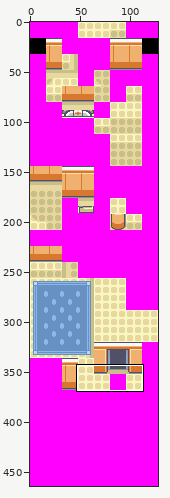
Sprite sheet -- raw_tilesets/secondary/decompiled_pokemon_center/bottom.png. The picture above shows the old version from afar; the outline marks the close-up.
Close-up. The starting point:
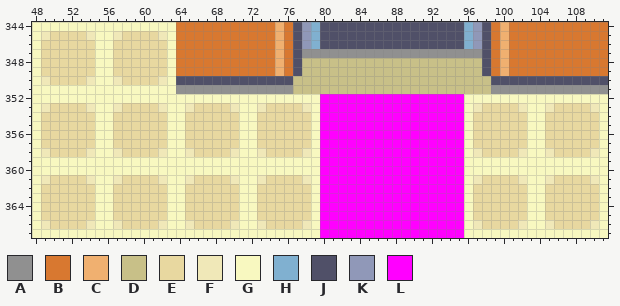
The file is 128x464 pixels. Shown: x 48..111, y 344..367.
Palette (. is transparent): A #909090  B #d87830  C #f0b070  D #c8c088  E #e8d8a0  F #f0e8b8  G #f8f8c0  H #80b0d0  J #505068  K #9098b8  L #ff00ff
Pixels before, first column x 48:
344 GGGGGGGGGGGGGGGGBBBBBBBBBBBCBJKHJJJJJJJJJJJJJJJJHKJBCBBBBBBBBBBB
345 GFEEEEFGGFEEEEFGBBBBBBBBBBBCBJKHJJJJJJJJJJJJJJJJHKJBCBBBBBBBBBBB
346 GEEEEEEGGEEEEEEGBBBBBBBBBBBCBJKHJJJJJJJJJJJJJJJJHKJBCBBBBBBBBBBB
347 GEEEEEEGGEEEEEEGBBBBBBBBBBBCBJAAAAAAAAAAAAAAAAAAAAJBCBBBBBBBBBBB
348 GEEEEEEGGEEEEEEGBBBBBBBBBBBCBJDDDDDDDDDDDDDDDDDDDDJBCBBBBBBBBBBB
349 GEEEEEEGGEEEEEEGBBBBBBBBBBBCBJDDDDDDDDDDDDDDDDDDDDJBCBBBBBBBBBBB
350 GFEEEEFGGFEEEEFGJJJJJJJJJJJJJDDDDDDDDDDDDDDDDDDDDDDJJJJJJJJJJJJJ
351 GGGGGGGGGGGGGGGGAAAAAAAAAAAAADDDDDDDDDDDDDDDDDDDDDDAAAAAAAAAAAAA
352 GGGGGGGGGGGGGGGGGGGGGGGGGGGGGGGGLLLLLLLLLLLLLLLLGGGGGGGGGGGGGGGG
353 GFEEEEFGGFEEEEFGGFEEEEFGGFEEEEFGLLLLLLLLLLLLLLLLGFEEEEFGGFEEEEFG
354 GEEEEEEGGEEEEEEGGEEEEEEGGEEEEEEGLLLLLLLLLLLLLLLLGEEEEEEGGEEEEEEG
355 GEEEEEEGGEEEEEEGGEEEEEEGGEEEEEEGLLLLLLLLLLLLLLLLGEEEEEEGGEEEEEEG
356 GEEEEEEGGEEEEEEGGEEEEEEGGEEEEEEGLLLLLLLLLLLLLLLLGEEEEEEGGEEEEEEG
357 GEEEEEEGGEEEEEEGGEEEEEEGGEEEEEEGLLLLLLLLLLLLLLLLGEEEEEEGGEEEEEEG
358 GFEEEEFGGFEEEEFGGFEEEEFGGFEEEEFGLLLLLLLLLLLLLLLLGFEEEEFGGFEEEEFG
359 GGGGGGGGGGGGGGGGGGGGGGGGGGGGGGGGLLLLLLLLLLLLLLLLGGGGGGGGGGGGGGGG
360 GGGGGGGGGGGGGGGGGGGGGGGGGGGGGGGGLLLLLLLLLLLLLLLLGGGGGGGGGGGGGGGG
361 GFEEEEFGGFEEEEFGGFEEEEFGGFEEEEFGLLLLLLLLLLLLLLLLGFEEEEFGGFEEEEFG
362 GEEEEEEGGEEEEEEGGEEEEEEGGEEEEEEGLLLLLLLLLLLLLLLLGEEEEEEGGEEEEEEG
363 GEEEEEEGGEEEEEEGGEEEEEEGGEEEEEEGLLLLLLLLLLLLLLLLGEEEEEEGGEEEEEEG
364 GEEEEEEGGEEEEEEGGEEEEEEGGEEEEEEGLLLLLLLLLLLLLLLLGEEEEEEGGEEEEEEG
365 GEEEEEEGGEEEEEEGGEEEEEEGGEEEEEEGLLLLLLLLLLLLLLLLGEEEEEEGGEEEEEEG
366 GFEEEEFGGFEEEEFGGFEEEEFGGFEEEEFGLLLLLLLLLLLLLLLLGFEEEEFGGFEEEEFG
367 GGGGGGGGGGGGGGGGGGGGGGGGGGGGGGGGLLLLLLLLLLLLLLLLGGGGGGGGGGGGGGGG
After the commit:
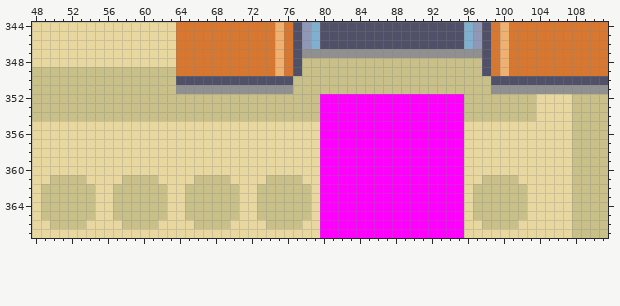
Edits made:
Changed rows in their new state; - is an unchanged pixel.
first column x 48:
344 EEEEEEEEEEEEEEEE------------------------------------------------
345 EE----EEEE----EE------------------------------------------------
346 E------EE------E------------------------------------------------
347 E------EE------E------------------------------------------------
348 E------EE------E------------------------------------------------
349 DDDDDDDDDDDDDDDD------------------------------------------------
350 DDDDDDDDDDDDDDDD------------------------------------------------
351 DDDDDDDDDDDDDDDD------------------------------------------------
352 DDDDDDDDDDDDDDDDDDDDDDDDDDDDDDDD----------------DDDDDDDDEEEEDDDD
353 DDDDDDDDDDDDDDDDDDDDDDDDDDDDDDDD----------------DDDDDDDDEE--DDDD
354 DDDDDDDDDDDDDDDDDDDDDDDDDDDDDDDD----------------DDDDDDDDE---DDDD
355 E------EE------EE------EE------E----------------E------EE---DDDD
356 E------EE------EE------EE------E----------------E------EE---DDDD
357 E------EE------EE------EE------E----------------E------EE---DDDD
358 EE----EEEE----EEEE----EEEE----EE----------------EE----EEEE--DDDD
359 EEEEEEEEEEEEEEEEEEEEEEEEEEEEEEEE----------------EEEEEEEEEEEEDDDD
360 EEEEEEEEEEEEEEEEEEEEEEEEEEEEEEEE----------------EEEEEEEEEEEEDDDD
361 EEDDDDEEEEDDDDEEEEDDDDEEEEDDDDEE----------------EEDDDDEEEE--DDDD
362 EDDDDDDEEDDDDDDEEDDDDDDEEDDDDDDE----------------EDDDDDDEE---DDDD
363 EDDDDDDEEDDDDDDEEDDDDDDEEDDDDDDE----------------EDDDDDDEE---DDDD
364 EDDDDDDEEDDDDDDEEDDDDDDEEDDDDDDE----------------EDDDDDDEE---DDDD
365 EDDDDDDEEDDDDDDEEDDDDDDEEDDDDDDE----------------EDDDDDDEE---DDDD
366 EEDDDDEEEEDDDDEEEEDDDDEEEEDDDDEE----------------EEDDDDEEEE--DDDD
367 EEEEEEEEEEEEEEEEEEEEEEEEEEEEEEEE----------------EEEEEEEEEEEEDDDD
